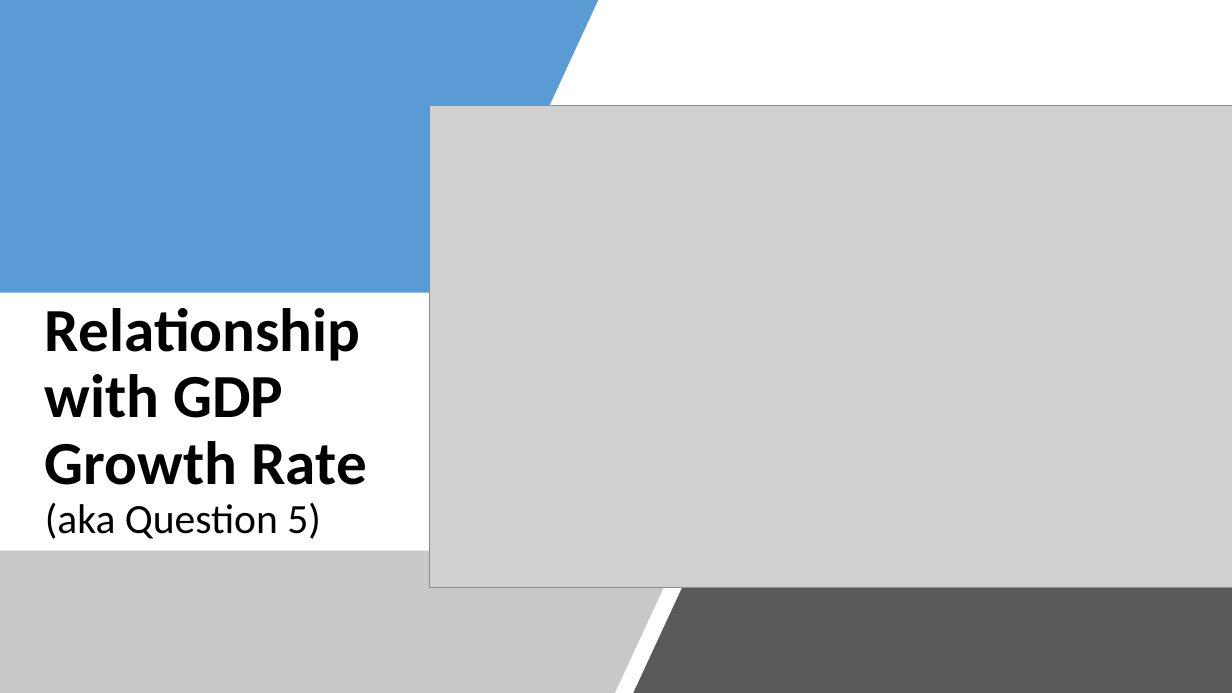
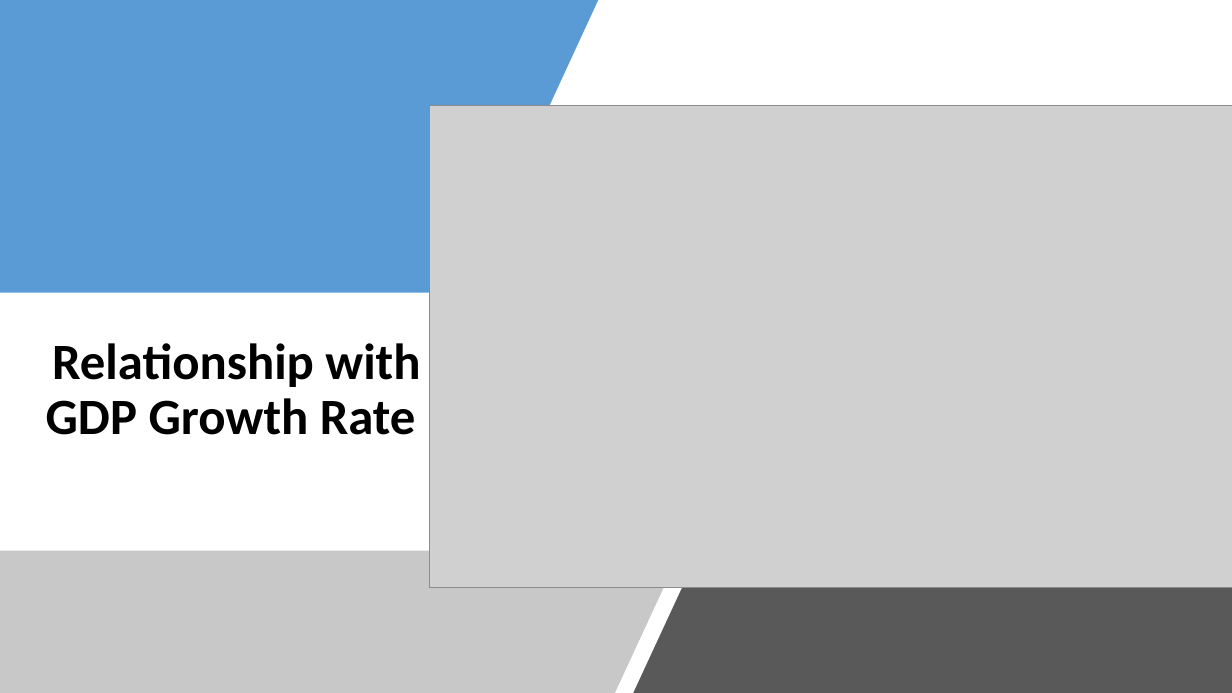
Before and after one commit to neha-nayeem/Project-01, a slide deck: slide 17 of Presentation - Project 01.pptx. Drawn at 1232x693 pixels with LibreOffice and Linux fonts; fonts in the diff are those of the drawing; grey boxes stand for pictures. Boxes give left, top, right and bottom in pixels: in the first picture for what was removed or moved away, otherwise in the second. Text is boxed around its words. In the diff, an @@ line names an element or a change of style, - is before the commit and + after.

```diff
--- a/Presentation - Project 01.pptx
+++ b/Presentation - Project 01.pptx
@@ title at (46,343,420,435): text changed; size 47.7 to 39.6 pt @@
-Relationship with GDP Growth Rate
-(aka Question 5)
+Relationship with GDP Growth Rate
```
Also in this commit, not shown: 17 other slides changed.
